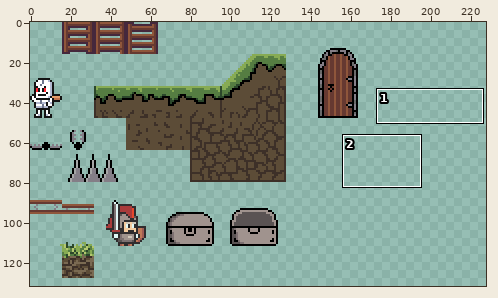
Sprite sheet, stored at assets/TileSet.png. Above, an overview of the earlier version with the close-up marked.
Close-up. Before the edit:
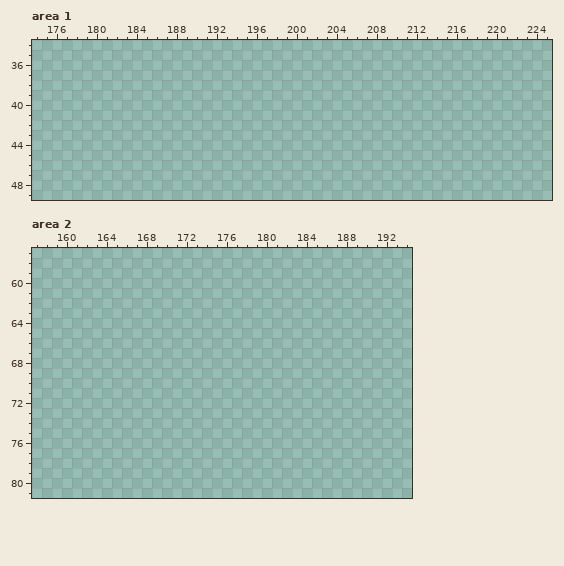
The file is 256x256 pixels. Colours within 5 levels of each other are drawn and written as one. Shown: area 1: x 174..225, y 34..49; area 2: x 157..194, y 57..81. The wide view leaves out empty margins.
After the commit:
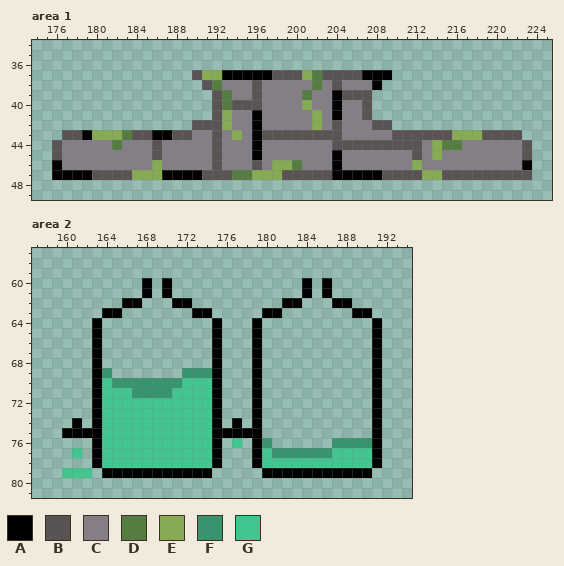
Palette (. is transparent): A #000000  B #5a5353  C #847e87  D #557d42  E #87ab54  F #37946e  G #43c590
The exact change:
Area 1:
y 37: x 190..209 .................... -> BEEAAAAABBBEDBBBBAAA
y 38: x 191..208 .................. -> BDCCCBCCCCCDCBCCCA
y 39: x 192..207 ................ -> BDCCBCCCCDCCABBB
y 40: x 192..207 ................ -> BDBBBCCCCECCACCB
y 41: x 192..207 ................ -> BECCACCCCCECACCB
y 42: x 190..209 .................... -> BBBECCACCCCCECBCCCBB
y 43: x 177..222 .............................................. -> BBAEEEDBBAABBCCBCECABBBBBBBBCCCCCBBBBBBEEEBBBB
y 44: x 176..223 ................................................ -> BCCCCCDCCCBCCCCCBCCCACCCCCCCBBBBBBBBBCEDDCCCCCCB
y 45: x 176..223 ................................................ -> BCCCCCCCCCBCCCCCBCCCACCCCCCCACCCCCCCBCECCCCCCCCB
y 46: x 176..223 ................................................ -> ACCCCCCCCCECCCCCBCCCBCEEDCCCACCCCCCCECCCCCCCCCCA
y 47: x 176..223 ................................................ -> AAAABBBBEEEAAAABBBDDEEEBBBBBAAAAABBBBEEBBBBBBBBB
Area 2:
y 60..61: x 168 . -> A; x 170 . -> A; x 184 . -> A; x 186 . -> A
y 62: x 166..167 .. -> AA; x 171..172 .. -> AA; x 182..183 .. -> AA; x 187..188 .. -> AA
y 63: x 164..165 .. -> AA; x 173..174 .. -> AA; x 180..181 .. -> AA; x 189..190 .. -> AA
y 64..68: x 163 . -> A; x 175 . -> A; x 179 . -> A; x 191 . -> A
y 69: x 163..164 .. -> AF; x 172..175 .... -> FFFA; x 179 . -> A; x 191 . -> A
y 70: x 163..175 ............. -> AGFFFFFFFGGGA; x 179 . -> A; x 191 . -> A
y 71: x 163..175 ............. -> AGGGFFFFGGGGA; x 179 . -> A; x 191 . -> A
y 72..73: x 163..175 ............. -> AGGGGGGGGGGGA; x 179 . -> A; x 191 . -> A
y 74: x 161 . -> A; x 163..175 ............. -> AGGGGGGGGGGGA; x 177 . -> A; x 179 . -> A; x 191 . -> A
y 75: x 160..179 .................... -> AAAAGGGGGGGGGGGAAAAA; x 191 . -> A
y 76: x 163..175 ............. -> AGGGGGGGGGGGA; x 177 . -> G; x 179..180 .. -> AF; x 187..191 ..... -> FFFFA
y 77: x 161 . -> G; x 163..175 ............. -> AGGGGGGGGGGGA; x 179..191 ............. -> AGFFFFFFGGGGA
y 78: x 163..175 ............. -> AGGGGGGGGGGGA; x 179..191 ............. -> AGGGGGGGGGGGA
y 79: x 160..162 ... -> GGG; x 164..174 ........... -> AAAAAAAAAAA; x 180..190 ........... -> AAAAAAAAAAA
